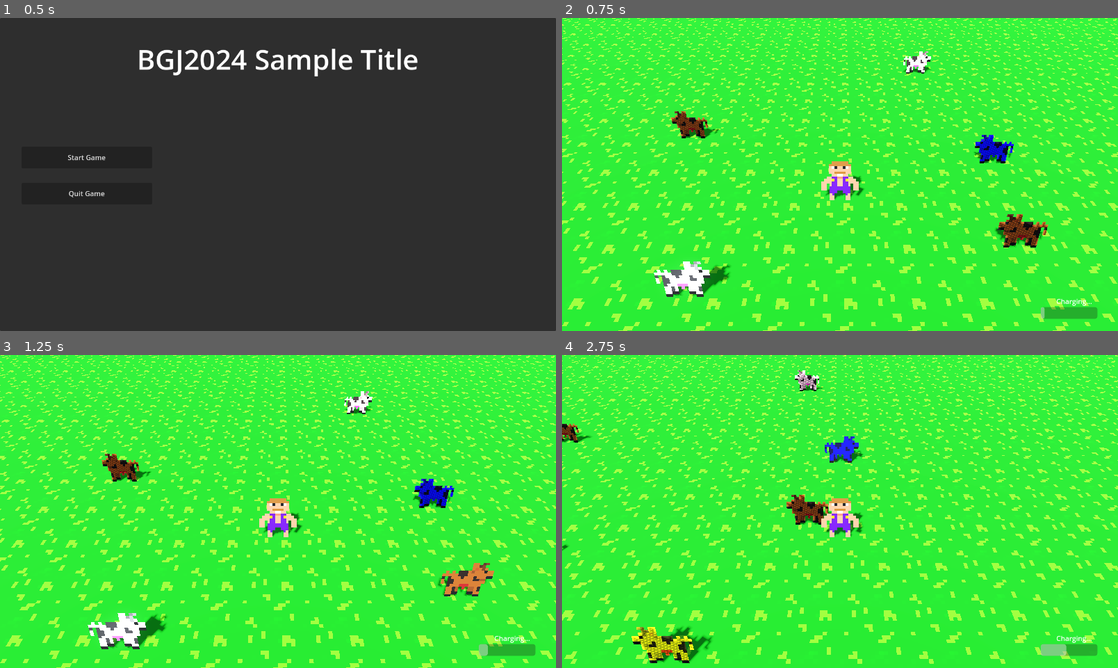
Above: before the commit, frames 1-4 (two rows, left to right).
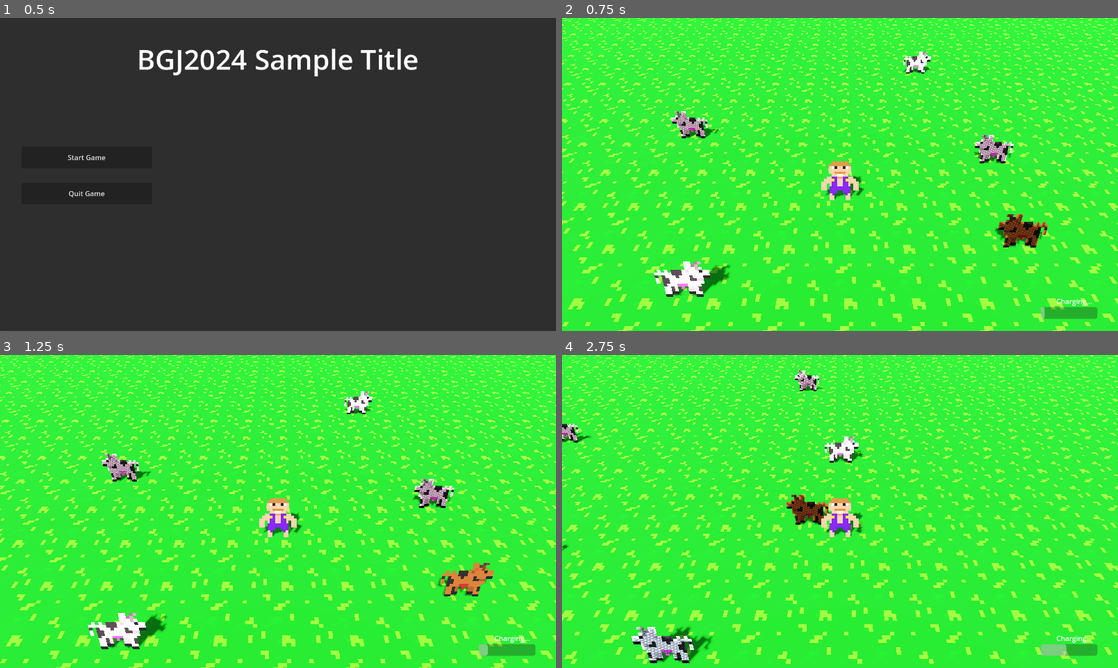
Above: after the commit, the same moments.

Repository: 20TB-ZipBomb/BGJ2024
Game: Godot game, scene res://scenes/main.tscn
Same seed, same stepped clock (60 frames per second), same inputs: the game is played once before the commit and once after it.
Inputs (mouse positions are in pixels of both pictures, inside the frame that each line leads up to):
- Up to frame 1 (0.5 s): no input
- Up to frame 2 (0.75 s): click "Start Game" at 0.5 s
- Up to frame 3 (1.25 s): no input
- Up to frame 4 (2.75 s): move the mouse to (962, 495) at 1.27 s; hold D (move_right) 1.28-2.03 s; tap Space (shout) at 1.35 s; move the mouse to (728, 527) at 2.02 s; hold S (move_down) from 2.03 s (still down); click (728, 527) at 2.1 s

Frame 1 is identical in both runs. In frame 2, 0.7% of the frame differs, in the area x 18-82%, y 29-87%; in frame 3, 0.7%; in frame 4, 1.0%, in the area x 0-54%, y 22-98%.

Commit message:
Added a placeholder enum for storm types and code cleanup/comments

Diff:
--- a/scenes/systems/storm_system.tscn
+++ b/scenes/systems/storm_system.tscn
@@ -21,7 +21,7 @@
 animal_scene = ExtResource("2_mnl4w")
 storm_difficulty_curve = SubResource("Curve_llu4w")
 
-[node name="StormTimer" type="Timer" parent="."]
+[node name="StormWaveTimer" type="Timer" parent="."]
 wait_time = 5.0
 autostart = true
 
@@ -33,4 +33,4 @@
 transform = Transform3D(-4.37094e-08, 0, 0.999902, 0, 0.999937, 0, -0.999954, 0, -4.37071e-08, 5, -0.875, -5)
 tilt_enabled = false
 
-[connection signal="timeout" from="StormTimer" to="." method="_on_storm_timer_timeout"]
+[connection signal="timeout" from="StormWaveTimer" to="." method="_on_storm_timer_timeout"]
--- a/scripts/mechanics/desire.gd
+++ b/scripts/mechanics/desire.gd
@@ -1,7 +1,10 @@
 extends Node
 class_name Desire
 
-enum DesireTypes {
+## General list of desires for each animal.
+## @NOTE: These combine desires that are considered 'general' (thirsty, hungry, etc.)
+## and those that are 'storm-specific' for the time-being.
+enum DesireType {
 	NONE,
 	THIRSTY,
 	INJURED,
@@ -9,45 +12,51 @@
 	WET,
 	SHOCKED,
 	BURNING,
+	MAX,
 }
 
 ## The animal sprite being updated with desire colors.
 @export var animal_sprite: Sprite3D = null
 ## Maps the desires for each animal to a particular color.
+###
+## In an ideal, forgiving, and graceful world - we could efficiently set these all in the scene, and not in code.
+## https://github.com/godotengine/godot/pull/78656
+## (╯°□°)╯︵ ┻━┻
 @export var desire_to_color_map: Dictionary = {
-	DesireTypes.NONE: Color.WHITE,
-	DesireTypes.THIRSTY: Color.GREEN,
-	DesireTypes.INJURED: Color.PINK,
-	DesireTypes.HUNGRY: Color.SADDLE_BROWN,
-	DesireTypes.WET: Color.BLUE,
-	DesireTypes.SHOCKED: Color.YELLOW,
-	DesireTypes.BURNING: Color.FIREBRICK,
+	DesireType.NONE: Color.WHITE,
+	DesireType.THIRSTY: Color.GREEN,
+	DesireType.INJURED: Color.PINK,
+	DesireType.HUNGRY: Color.SADDLE_BROWN,
+	DesireType.WET: Color.BLUE,
+	DesireType.SHOCKED: Color.YELLOW,
+	DesireType.BURNING: Color.FIREBRICK,
 }
 
 ## String representation for the current desire.
 ## This is readonly, and updating it will have no impact.
 @export var _current_desire_string = ""
-var current_desire: DesireTypes = DesireTypes.NONE
+var current_desire: DesireType = DesireType.NONE
 
 
 func _ready() -> void:
-	var rng = RandomNumberGenerator.new()
-	var desires = desire_to_color_map.keys()
-	var rand = rng.randi_range(0, len(desire_to_color_map) - 1)
-	update_sprite_color_with_desire(desires[rand])
+	roll_new_desire_and_update_sprite()
 
 
 ## Sets the color of the current sprite based on the provided desire
-func update_sprite_color_with_desire(new_desire: DesireTypes) -> void:
+func roll_new_desire_and_update_sprite() -> void:
 	if not animal_sprite:
 		print_debug("The animal sprite is not set, no sprites will have their colors updated")
 		return
 
-	if not desire_to_color_map.has(new_desire):
-		print_debug("Attempted to set a desire ", new_desire, " but it doesn't have a valid color set")
+	var rng = RandomNumberGenerator.new()
+	var random_desire_type = rng.randi_range(0, DesireType.MAX - 1) as DesireType
+	if not desire_to_color_map.has(random_desire_type):
+		print_debug("Attempted to set a desire ", DesireType.keys()[random_desire_type], " but it doesn't have a valid color set")
 		return
 
-	# Update the current desire and modulate the sprite based on it
-	current_desire = new_desire
-	_current_desire_string = DesireTypes.keys()[current_desire]
+	# Update the current desire and its string
+	current_desire = random_desire_type
+	_current_desire_string = DesireType.keys()[current_desire]
+
+	# Modulate the sprite based on the color associated with the desire
 	animal_sprite.modulate = desire_to_color_map[current_desire]
--- a/scripts/systems/storm_system.gd
+++ b/scripts/systems/storm_system.gd
@@ -1,5 +1,14 @@
 extends Node
 class_name StormSystem
+
+## Represents the possible types of storms.
+enum StormType {
+	NONE,
+	RAIN,
+	FIRE,
+	LIGHTNING,
+	ALL,
+}
 
 ## The scene spawned for animals.
 ## @TODO: Implement for multiple animals?
@@ -10,8 +19,8 @@
 @export var max_number_of_storms_before_max_difficulty: int = 10
 ## Difficulty curve for the number of animals being spawned in each wave.
 ##
-## The x-axis for the curve represents the percentage of rounds completed based
-## on `max_number_of_storms` and the y-axis represents the number of animals to spawn in.
+## The x-axis for the curve represents the percentage of rounds completed based on `max_number_of_storms`
+## and the y-axis represents the number of animals to spawn in.
 @export var storm_difficulty_curve: Curve = null
 
 @onready var animal_spline: PathFollow3D = $SpawnPath/SpawnLocation
@@ -20,10 +29,12 @@
 var storm_wave_number: int = 0
 ## Indicates whether the next storm of animals are ready to be spawned
 var next_wave_is_ready: bool = true
+## @TODO: Type for the next storm
+var current_storm_type: StormType = StormType.NONE
 
 
 func _process(_delta: float) -> void:
-	try_spawn_next_wave()
+	try_spawn_next_storm()
 
 
 ## Signal fired whenever the StormTimer ticks.
@@ -31,13 +42,15 @@
 	# Spin for a random point on the spline
 	animal_spline.progress_ratio = randf()
 
-	# Set the flag to spawn the next wave. We do this because the `update_transform`
-	# for the spline seems to be deferred to it's next tick. If we use the current position
-	# right after setting `progress_ratio` it will always use it's previous position.
+	# Set the flag to spawn the next wave. We do this because the `update_transform` for the spline
+	# seems to be deferred to it's next tick. If we use the current position right after setting
+	# `progress_ratio` it will always use it's previous position.
+	#
+	# Reference: https://github.com/godotengine/godot/blob/97ef3c837263099faf02d8ebafd6c77c94d2aaba/scene/3d/path_3d.cpp#L219
 	next_wave_is_ready = true
 
 
-func try_spawn_next_wave() -> void:
+func try_spawn_next_storm() -> void:
 	if not next_wave_is_ready:
 		return
 
@@ -45,6 +58,11 @@
 	storm_wave_number += 1
 	# Turn off the wave ready flag
 	next_wave_is_ready = false
+
+	# Set the type for this storm
+	# @TODO: Need to determine how this will impact the wave being spawned and the behavior of the animals
+	var rng = RandomNumberGenerator.new()
+	current_storm_type = rng.randi_range(StormType.NONE, StormType.ALL - 1) as StormType
 
 	# Determine the number of cows to spawn using the current wave number,
 	# the maximum number of cows per storm, and the difficulty curve
